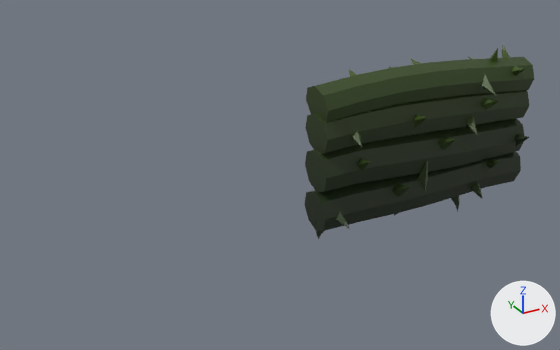
What one commit did to the FBX model Assets/_/Content/Feature/Mesh/Wall_Vine/SM_Hazard_Vine_Spike_Wall_000.fbx.
The view is the same before and after, from a 50 mm camera at (-4.39, -5.25, 3.27) aimed at (-1.44, 0.11, 0.59). Every picture has the same lights, and +X, +Y and +Z are marked at lower right. Where no turn or scale is listed for an object, it has been applied to the vertices.

Before the edit, the objects in view are built like this:
```python
me_nurbspath_016 = bpy.data.meshes.new('NurbsPath.016')
me_nurbspath_016.from_pydata(...)  # 784 vertices, 636 faces; spans x -1.18..1.17, y -0.34..0.34, z -0.14..1.48
me_nurbspath_016.materials.append(mat_material_002)  # picture img_text_gradient_nature_props_png
ob_sm_hazard_vine_spike_wall_000 = bpy.data.objects.new('SM_Hazard_Vine_Spike_Wall_000', me_nurbspath_016)
ob_sm_hazard_vine_spike_wall_000.location = (0.0, 0.0, 0.0)
```
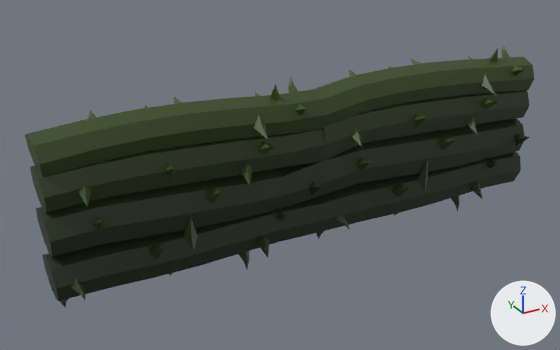
The newer file is also rescaled (x2.1), turned or shifted as a whole; pictures and numbers use the older file's frame.

Pixel boxes (x1, y1, x2, y2) of what changed, in the pictures (560 x 350 px):
'SM_Hazard_Vine_Spike_Wall_000', reshaped (121% wider, 35% taller)
    before: (304, 43, 534, 239)
    after: (25, 43, 534, 307)
part 1 of me_nurbspath_016, added
    after: (270, 84, 279, 100)
part 2 of me_nurbspath_016, added
    after: (71, 278, 86, 300)
part 3 of me_nurbspath_016, added
    after: (52, 289, 69, 307)
part 4 of me_nurbspath_016, added
    after: (253, 115, 268, 140)
part 5 of me_nurbspath_016, added
    after: (148, 242, 164, 258)
part 6 of me_nurbspath_016, added
    after: (258, 237, 270, 257)
part 7 of me_nurbspath_016, added
    after: (239, 251, 250, 269)
part 8 of me_nurbspath_016, added
    after: (78, 182, 92, 206)
part 9 of me_nurbspath_016, added
    after: (164, 164, 175, 181)
part 10 of me_nurbspath_016, added
    after: (92, 216, 105, 232)
part 11 of me_nurbspath_016, added
    after: (205, 187, 221, 203)
part 12 of me_nurbspath_016, added
    after: (257, 142, 274, 155)
part 13 of me_nurbspath_016, added
    after: (309, 181, 322, 195)
part 14 of me_nurbspath_016, added
    after: (239, 163, 252, 186)
part 15 of me_nurbspath_016, added
    after: (295, 104, 306, 115)
part 16 of me_nurbspath_016, added
    after: (184, 216, 197, 251)
part 17 of me_nurbspath_016, added
    after: (276, 209, 286, 221)
part 18 of me_nurbspath_016, added
    after: (288, 77, 298, 93)
part 19 of me_nurbspath_016, built on
    before: (304, 78, 353, 231)
    after: (25, 78, 353, 301)

The change, as a list of edits to the scene's bpy script:
```text
Change me_nurbspath_016:
    remove me_nurbspath_016.from_pydata(...)  # 784 vertices, 636 faces; spans x -1.18..1.17, y -0.34..0.34, z -0.14..1.48
    add me_nurbspath_016.from_pydata(...)  # 1538 vertices, 1248 faces; spans x -3.5..1.17, y -0.34..0.34, z -0.14..1.48
    me_nurbspath_016 part 1: the loose piece of 16 vertices spanning x -0.75..-0.59, y 0.04..0.3, z 1.22..1.38 is copied, and the copy is multiplied about its middle by the matrix ((-0.871, 0.045, -0.057), (-0.072, -0.603, 0.628), (-0.007, 0.631, 0.605)), then moved by (-0.9, -0.22, 0.05); it spans x -1.64..-1.5, y -0.09..0.07, z 1.26..1.48
    me_nurbspath_016 part 2: the loose piece of 16 vertices spanning x -1.07..-0.92, y -0.31..-0.06, z 0.14..0.3 is copied, and the copy is moved by (-2.32, 0.0, 0.0); it spans x -3.39..-3.24, y -0.31..-0.06, z 0.14..0.3
    me_nurbspath_016 part 3: the loose piece of 16 vertices spanning x -1.15..-1.01, y -0.08..0.08, z -0.12..0.14 is copied, and the copy is moved by (-2.32, 0.0, 0.0); it spans x -3.47..-3.33, y -0.08..0.08, z -0.12..0.14
    me_nurbspath_016 part 4: the loose piece of 16 vertices spanning x -0.86..-0.71, y 0.06..0.31, z 0.87..1.05 is copied, and the copy is scaled about its middle by (-1.11, -1.12, 1.01), then moved by (-0.98, -0.38, 0.25); it spans x -1.85..-1.68, y -0.34..-0.06, z 1.12..1.3
    me_nurbspath_016 part 5: the loose piece of 16 vertices spanning x -0.44..-0.26, y -0.31..-0.02, z 0.17..0.41 is copied, and the copy is moved by (-2.32, 0.0, 0.0); it spans x -2.76..-2.58, y -0.31..-0.02, z 0.17..0.41
    me_nurbspath_016 part 6: the loose piece of 16 vertices spanning x -0.94..-0.79, y -0.31..-0.07, z 0.88..1.05 is copied, and the copy is multiplied about its middle by the matrix ((1.134, 0.092, -0.066), (-0.089, 1.135, 0.051), (0.07, -0.046, 1.137)), then moved by (-0.88, 0.02, -0.8); it spans x -1.83..-1.66, y -0.31..-0.03, z 0.08..0.26
    me_nurbspath_016 part 7: the loose piece of 16 vertices spanning x -1.15..-1.01, y -0.08..0.08, z -0.12..0.14 is copied, and the copy is turned -171.3 degrees about the z axis through its middle and scaled by 1.09, then moved by (-0.77, 0.02, -0.01); it spans x -1.93..-1.76, y -0.07..0.11, z -0.14..0.14
    me_nurbspath_016 part 8: the loose piece of 16 vertices spanning x -0.94..-0.79, y -0.31..-0.07, z 0.88..1.05 is copied, and the copy is moved by (-2.32, 0.0, 0.0); it spans x -3.26..-3.11, y -0.31..-0.07, z 0.88..1.05
    me_nurbspath_016 part 9: the loose piece of 16 vertices spanning x -0.3..-0.16, y -0.32..-0.07, z 0.85..1.04 is copied, and the copy is moved by (-2.32, 0.0, 0.0); it spans x -2.62..-2.47, y -0.32..-0.07, z 0.85..1.04
    me_nurbspath_016 part 10: the loose piece of 16 vertices spanning x -0.85..-0.69, y -0.31..-0.06, z 0.53..0.74 is copied, and the copy is moved by (-2.32, 0.0, 0.0); it spans x -3.17..-3.01, y -0.31..-0.06, z 0.53..0.74
    me_nurbspath_016 part 11: the loose piece of 16 vertices spanning x -0.85..-0.69, y -0.31..-0.06, z 0.53..0.74 is copied, and the copy is turned 8.1 degrees about the z axis through its middle and scaled by 1.11, then moved by (-1.4, 0.02, 0.01); it spans x -2.27..-2.1, y -0.3..-0.03, z 0.53..0.76
    me_nurbspath_016 part 12: the loose piece of 16 vertices spanning x -1.07..-0.92, y -0.31..-0.06, z 0.14..0.3 is copied, and the copy is multiplied about its middle by the matrix ((1.097, 0.048, -0.065), (0.01, 0.796, 0.759), (0.081, -0.757, 0.794)), then moved by (-0.74, 0.04, 0.8); it spans x -1.81..-1.65, y -0.31..-0.04, z 0.87..1.05
    me_nurbspath_016 part 13: the loose piece of 16 vertices spanning x -0.85..-0.69, y -0.31..-0.06, z 0.53..0.74 is copied, and the copy is scaled about its middle by (0.968, 1.01, 0.86), then moved by (-0.49, -0.01, -0.1); it spans x -1.34..-1.19, y -0.32..-0.07, z 0.45..0.62
    me_nurbspath_016 part 14: the loose piece of 16 vertices spanning x -0.94..-0.79, y -0.31..-0.07, z 0.88..1.05 is copied, and the copy is scaled about its middle by (1.2, 1.15, 1.25), then moved by (-1.03, 0.02, -0.1); it spans x -1.98..-1.8, y -0.31..-0.03, z 0.76..0.96
    me_nurbspath_016 part 15: the loose piece of 16 vertices spanning x -0.75..-0.59, y 0.04..0.3, z 1.22..1.38 is copied, and the copy is scaled about its middle by (-0.955, -0.948, 1.01), then moved by (-0.73, -0.34, -0.07); it spans x -1.48..-1.32, y -0.29..-0.04, z 1.15..1.31
    me_nurbspath_016 part 16: a new loose piece of 16 vertices spanning x -2.45..-2.28, y -0.19..-0.01, z 0.22..0.56, in mat_material_002 (picture img_text_gradient_nature_props_png)
    me_nurbspath_016 part 17: a new loose piece of 16 vertices spanning x -1.65..-1.49, y -0.28..-0.03, z 0.23..0.43, in mat_material_002 (picture img_text_gradient_nature_props_png)
    me_nurbspath_016 part 18: a new loose piece of 16 vertices spanning x -1.44..-1.29, y -0.06..0.09, z 1.23..1.46, in mat_material_002 (picture img_text_gradient_nature_props_png)
    me_nurbspath_016 part 19: 9 vertices moved from x -1.18..-1.14, y -0.18..0.18, z 0.08..1.38 to x -1.17..-1.16, y -0.18..0.18, z 0.08..1.35; 18 vertices removed from x -1.17..-1.13, y -0.18..0.18, z 0.02..1.33; 212 vertices added at x -3.5..-1.13, y -0.18..0.18, z 0.0..1.43
```
